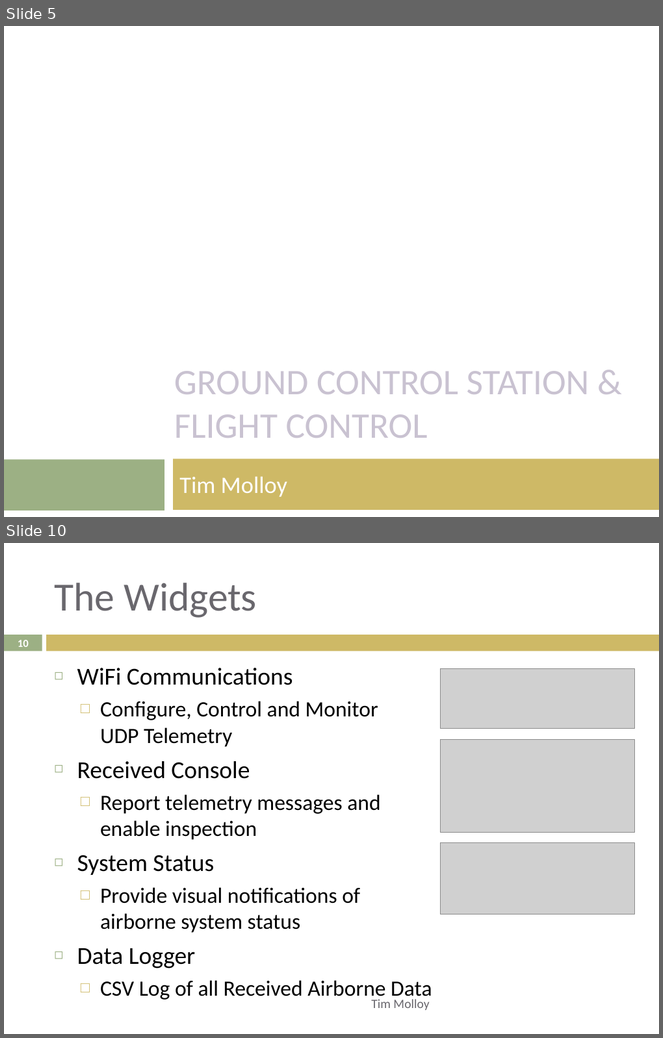
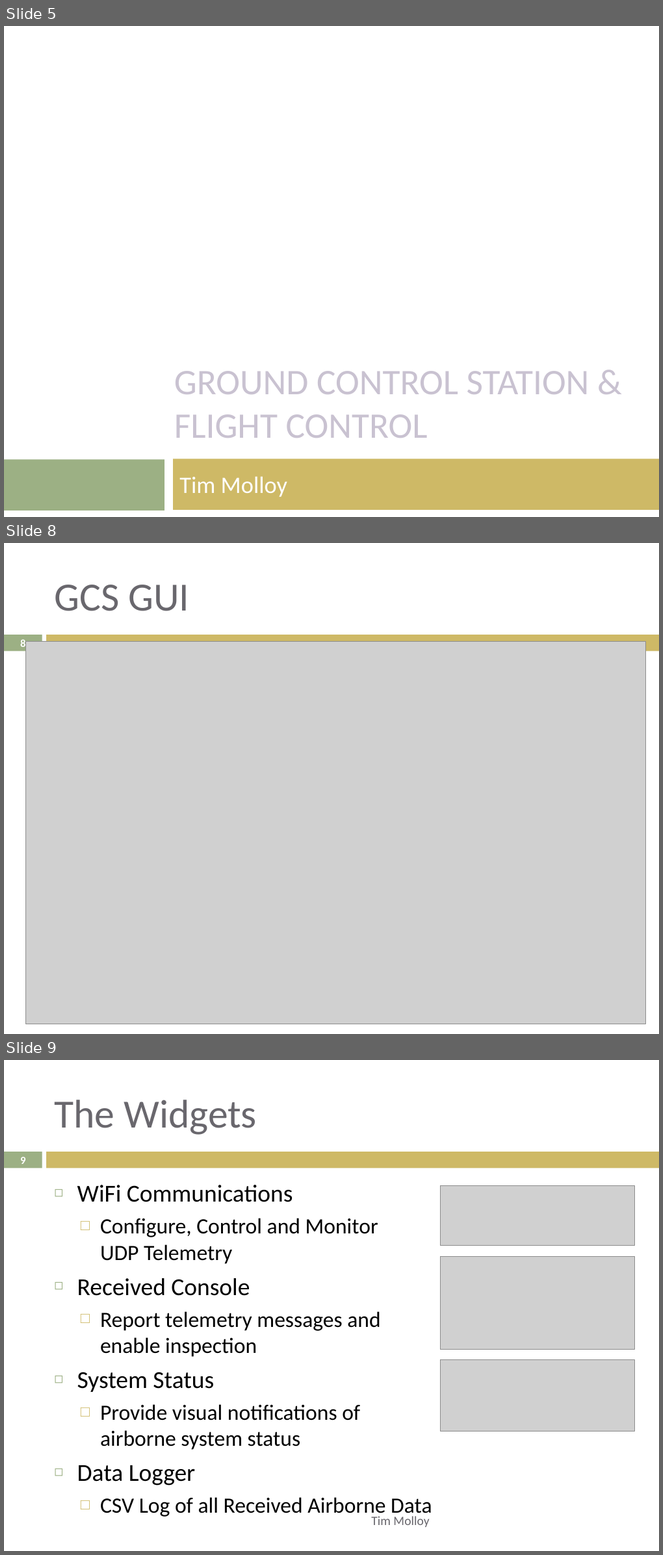
Before and after one commit to lijian8/ahns10, a slide deck: docproject/official_ahns/presentations/tim_semester1.pptx. Shown one above the other, each under a label of ours: slides 5 and 10 before the commit, slides 5, 8 and 9 after it; the slides between them are not shown. The pictures are 663x1038 and 663x1555 pixels, drawn with LibreOffice and Linux fonts; fonts in the diff are those of the drawing; grey boxes stand for pictures. Boxes give left, top, right and bottom in pixels: in the first picture for what was removed or moved away, otherwise in the second. Text is boxed around its words. In the diff, an @@ line names an element or a change of style, - is before the commit and + after.

```diff
--- a/docproject/official_ahns/presentations/tim_semester1.pptx
+++ b/docproject/official_ahns/presentations/tim_semester1.pptx
@@ slide 8 added at bbox=[4, 543, 659, 1034], background #FFFFFF; not listed: 2 template elements that a slide beside it also shows @@
@@ title added at bbox=[54, 585, 189, 611], 44 pt, text #69676D @@
+GCS GUI
@@ page number added at bbox=[20, 639, 25, 647], 11.9 pt, text #FFFFFF, bold @@
+8
@@ picture added at bbox=[25, 641, 646, 1025] @@
@@ what was slide 10 is now slide 9 @@
@@ page number at bbox=[20, 1157, 25, 1164]: text changed @@
-10
+9
```
Also in this commit, not shown: 6 slides changed, 2 other slides added, 2 slides removed, 4 other files.
